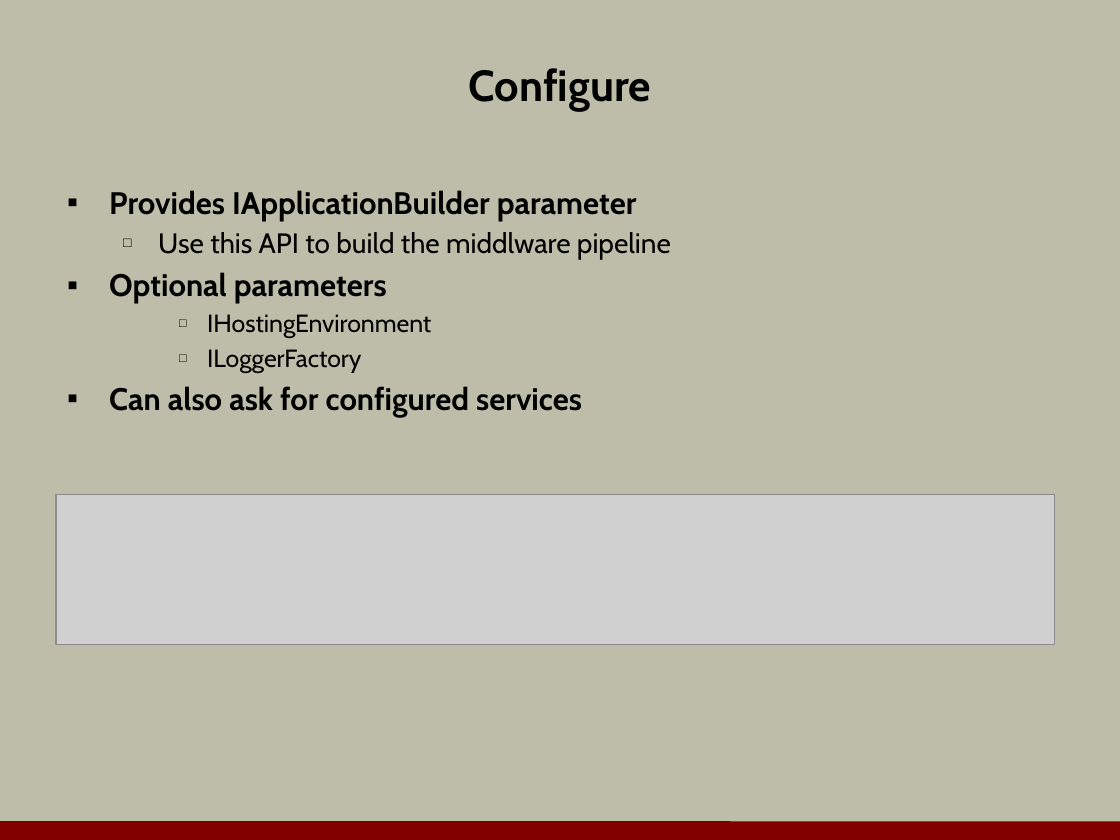
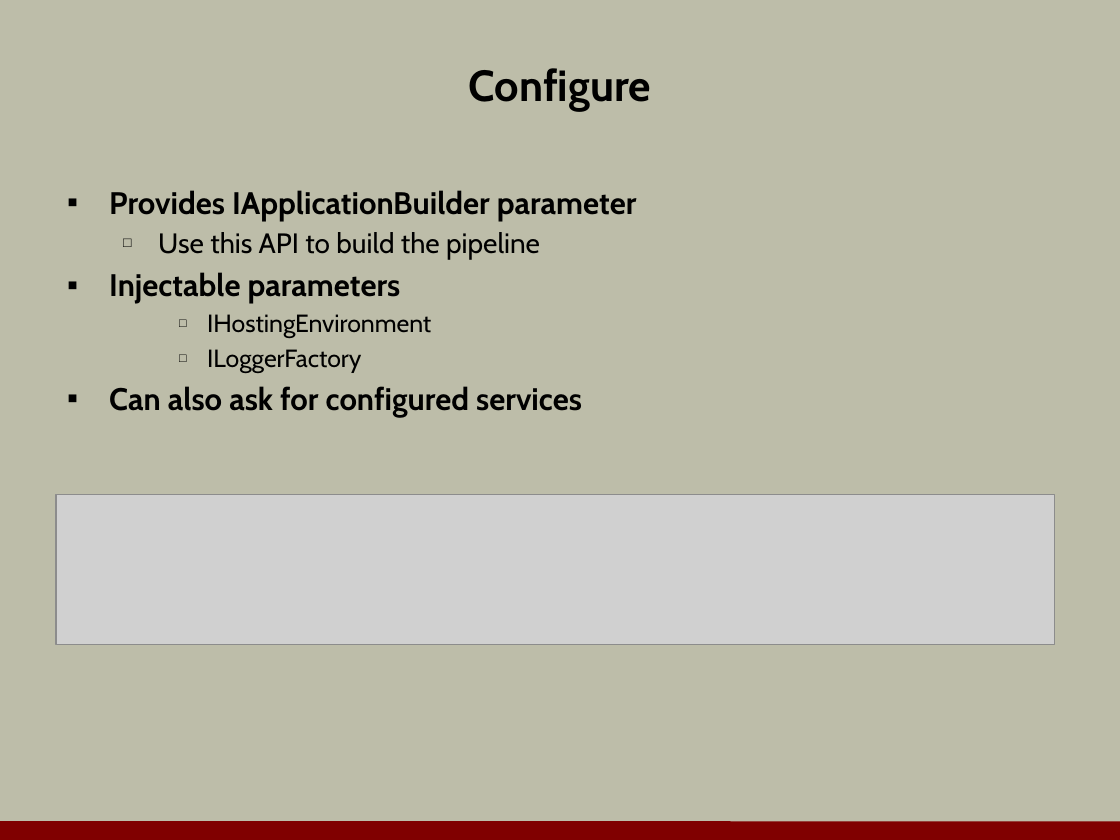
Before and after one commit to OdeToCode/classes, a slide deck: slide 11 of aspnet5/slides/a1_middleware.pptx. Drawn at 1120x840 pixels with LibreOffice and Linux fonts; fonts in the diff are those of the drawing; grey boxes stand for pictures; background and template pictures are left out. Boxes give left, top, right and bottom in pixels: in the first picture for what was removed or moved away, otherwise in the second. Text is boxed around its words. In the diff, an @@ line names an element or a change of style, - is before the commit and + after.

```diff
--- a/aspnet5/slides/a1_middleware.pptx
+++ b/aspnet5/slides/a1_middleware.pptx
@@ text at (109,232,540,304): text changed @@
-  □ Use this API to build the middlware pipeline
-▪ Optional parameters
+  □ Use this API to build the pipeline
+▪ Injectable parameters
```
Also in this commit, not shown: 2 other slides changed, 5 other files.
